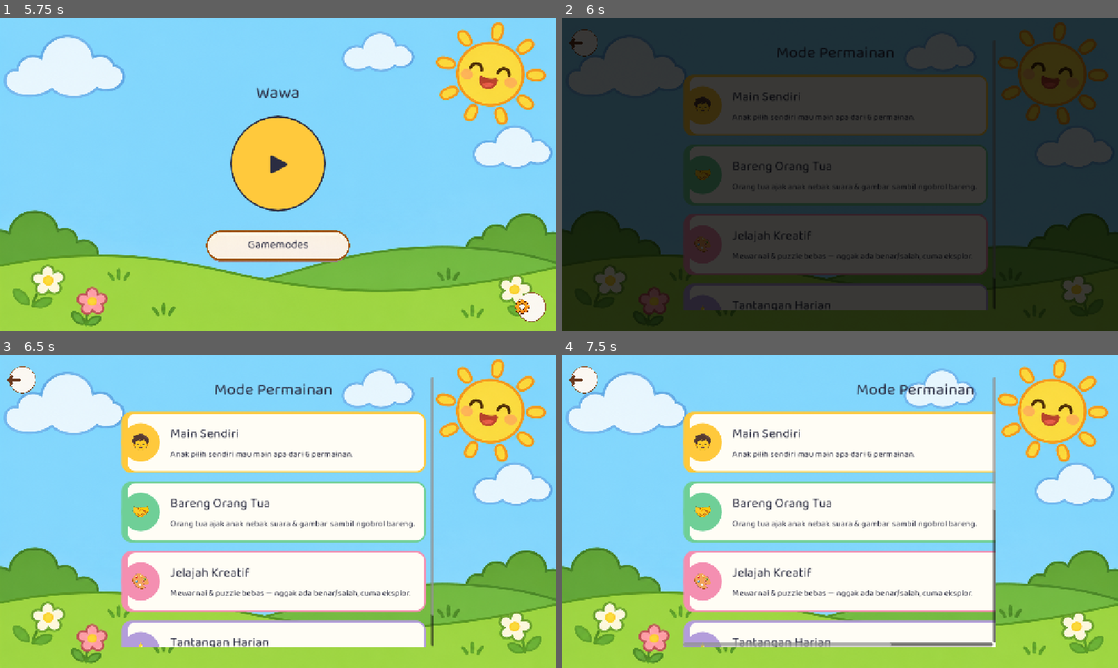
Above: before the commit, frames 1-4 (two rows, left to right).
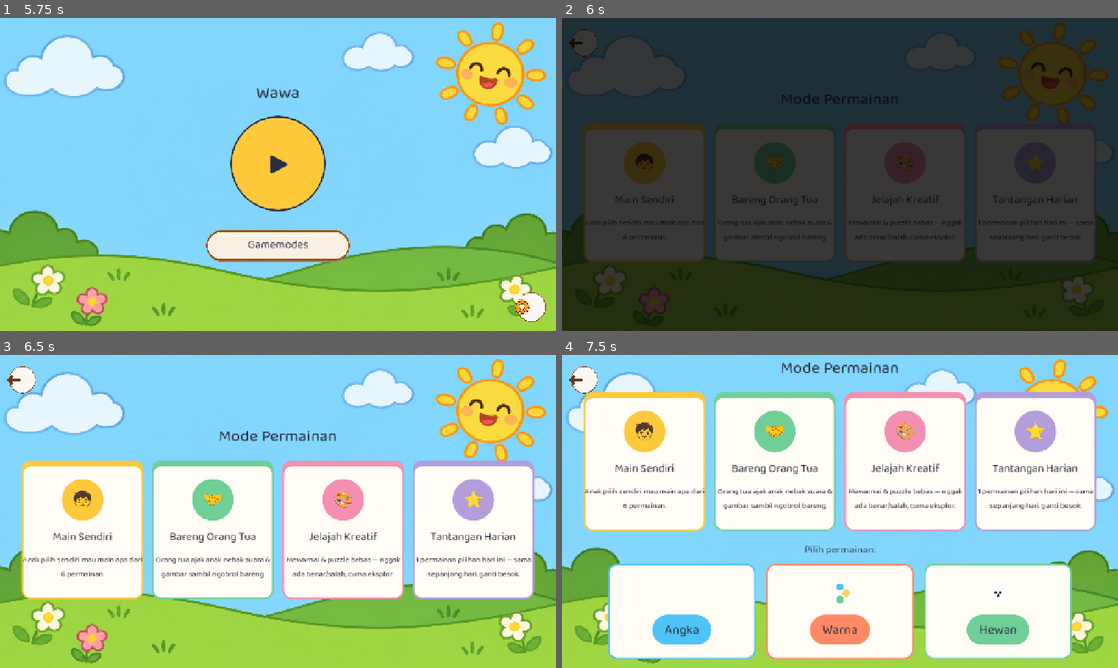
Above: after the commit, the same moments.

Repository: ptnusavisionmedia/game-balita
Game: Godot game, scene res://scenes/Splash.tscn
Same seed, same stepped clock (60 frames per second), same inputs: the game is played once before the commit and once after it.
Inputs (mouse positions are in pixels of both pictures, inside the frame that each line leads up to; where the layout moved, square brackets give the same spot in the first picture):
- Up to frame 1 (5.75 s): tap Enter at 0.5 s; click "▶" at 2 s; click (216, 233) at 2.77 s; click (278, 233) at 3.52 s; click (339, 233) at 4.27 s; click (22, 43) at 5 s
- Up to frame 2 (6 s): click "Gamemodes" at 5.75 s
- Up to frame 3 (6.5 s): no input
- Up to frame 4 (7.5 s): click (584, 380) at 6.5 s; click (645, 530) [834, 442] at 7.25 s

Frame 1 is identical in both runs. In frame 2, 37% of the frame differs, in the area x 4-96%, y 9-94%; in frame 3, 45%; in frame 4, 50%, in the area x 3-97%, y 2-98%.

Commit message:
redesign: 4 kartu Gamemodes jadi berjajar horizontal (flashcard tegak)
Sebelumnya ditumpuk vertikal (badge kiri + teks kanan); sekarang
berjajar horizontal, badge di atas + judul/deskripsi di bawah tiap
kartu, atas permintaan user.

Co-Authored-By: Claude Sonnet 5 <noreply@anthropic.com>

Diff:
--- a/scenes/game_modes.gd
+++ b/scenes/game_modes.gd
@@ -49,49 +49,50 @@
 	back_button.pressed.connect(func(): GameFlow.go_home())
 	add_child(back_button)
 
-	var center := CenterContainer.new()
-	center.anchor_right = 1.0
-	center.anchor_bottom = 1.0
-	add_child(center)
-
-	var scroll := ScrollContainer.new()
-	scroll.custom_minimum_size = Vector2(720, 620)
-	center.add_child(scroll)
-
-	var vbox := VBoxContainer.new()
-	vbox.custom_minimum_size = Vector2(700, 0)
-	vbox.add_theme_constant_override("separation", 20)
-	scroll.add_child(vbox)
+	var outer := VBoxContainer.new()
+	outer.anchor_right = 1.0
+	outer.anchor_bottom = 1.0
+	outer.alignment = BoxContainer.ALIGNMENT_CENTER
+	outer.add_theme_constant_override("separation", 24)
+	add_child(outer)
 
 	var title := Label.new()
 	title.text = "Mode Permainan"
 	title.add_theme_font_size_override("font_size", 38)
 	title.add_theme_color_override("font_color", AppColors.INK)
 	title.horizontal_alignment = HORIZONTAL_ALIGNMENT_CENTER
-	vbox.add_child(title)
-
-	vbox.add_child(_make_mode_card(
+	outer.add_child(title)
+
+	# Update 2026-11-26 (atas permintaan user): 4 kartu BERJAJAR HORIZONTAL
+	# (flashcard, bukan ditumpuk vertikal) — badge di atas, judul+deskripsi
+	# di bawah, supaya pas dibaca sebagai "4 pilihan sejajar", bukan daftar.
+	var cards_row := HBoxContainer.new()
+	cards_row.size_flags_horizontal = Control.SIZE_SHRINK_CENTER
+	cards_row.add_theme_constant_override("separation", 20)
+	outer.add_child(cards_row)
+
+	cards_row.add_child(_make_mode_card(
 		"🧒", AppColors.SUNSHINE,
 		"Main Sendiri",
 		"Anak pilih sendiri mau main apa dari 6 permainan.",
 		_on_main_sendiri_pressed
 	))
 
-	vbox.add_child(_make_mode_card(
+	cards_row.add_child(_make_mode_card(
 		"🤝", AppColors.LEAF,
 		"Bareng Orang Tua",
 		"Orang tua ajak anak nebak suara & gambar sambil ngobrol bareng.",
 		_on_bareng_orang_tua_pressed
 	))
 
-	vbox.add_child(_make_mode_card(
+	cards_row.add_child(_make_mode_card(
 		"🎨", AppColors.ACCENT_MEWARNAI,
 		"Jelajah Kreatif",
 		"Mewarnai & puzzle bebas — nggak ada benar/salah, cuma eksplor.",
 		_on_jelajah_kreatif_pressed
 	))
 
-	vbox.add_child(_make_mode_card(
+	cards_row.add_child(_make_mode_card(
 		"⭐", AppColors.ACCENT_MUSIK,
 		"Tantangan Harian",
 		"1 permainan pilihan hari ini — sama sepanjang hari, ganti besok.",
@@ -100,8 +101,9 @@
 
 	_module_grid_wrapper = VBoxContainer.new()
 	_module_grid_wrapper.visible = false
+	_module_grid_wrapper.size_flags_horizontal = Control.SIZE_SHRINK_CENTER
 	_module_grid_wrapper.add_theme_constant_override("separation", 12)
-	vbox.add_child(_module_grid_wrapper)
+	outer.add_child(_module_grid_wrapper)
 
 	var grid_label := Label.new()
 	grid_label.text = "Pilih permainan:"
@@ -121,66 +123,65 @@
 		_module_grid.add_child(_make_module_tile(game))
 
 
-## 1 kartu tema: badge emoji bulat warna aksen di kiri + judul & 1 baris
-## deskripsi di kanan, seluruh kartu jadi 1 tombol. Pola "kartu lebar" ini
-## beda dari `_make_tile` di home.gd (kartu persegi per modul) — supaya
-## 4 tema kelihatan beda level dari 6 modul di dalamnya.
+## 1 kartu tema bergaya "flashcard" tegak: badge emoji bulat warna aksen
+## di atas, judul + 1-2 baris deskripsi di bawah, seluruh kartu jadi 1
+## tombol. 4 kartu ini dijajar HORIZONTAL (lihat `cards_row` di `_ready`)
+## — beda dari `_make_module_tile` (kartu persegi per modul di dalam
+## grid "Main Sendiri") supaya 4 tema kelihatan beda level dari 6 modul.
 func _make_mode_card(emoji: String, accent: Color, title_text: String, subtitle_text: String, callback: Callable) -> Button:
 	var button := Button.new()
-	button.custom_minimum_size = Vector2(0, 140)
+	button.custom_minimum_size = Vector2(280, 320)
 	button.pressed.connect(callback)
 
 	var style := StyleBoxFlat.new()
 	style.bg_color = AppColors.CREAM
 	style.border_color = accent
 	style.set_border_width_all(4)
-	style.border_width_left = 14
+	style.border_width_top = 14
 	style.set_corner_radius_all(20)
 	style.set_content_margin_all(20)
 	for state in ["normal", "hover", "pressed", "focus"]:
 		button.add_theme_stylebox_override(state, style)
 
-	var row := HBoxContainer.new()
-	row.anchor_right = 1.0
-	row.anchor_bottom = 1.0
-	row.add_theme_constant_override("separation", 24)
-	row.mouse_filter = Control.MOUSE_FILTER_IGNORE
-	button.add_child(row)
+	var column := VBoxContainer.new()
+	column.anchor_right = 1.0
+	column.anchor_bottom = 1.0
+	column.alignment = BoxContainer.ALIGNMENT_CENTER
+	column.add_theme_constant_override("separation", 16)
+	column.mouse_filter = Control.MOUSE_FILTER_IGNORE
+	button.add_child(column)
 
 	var badge := PanelContainer.new()
-	badge.custom_minimum_size = Vector2(88, 88)
-	badge.size_flags_vertical = Control.SIZE_SHRINK_CENTER
+	badge.custom_minimum_size = Vector2(96, 96)
+	badge.size_flags_horizontal = Control.SIZE_SHRINK_CENTER
 	var badge_style := StyleBoxFlat.new()
 	badge_style.bg_color = accent
 	badge_style.set_corner_radius_all(999)
 	badge.add_theme_stylebox_override("panel", badge_style)
-	row.add_child(badge)
+	column.add_child(badge)
 
 	var badge_label := Label.new()
 	badge_label.text = emoji
-	badge_label.add_theme_font_size_override("font_size", 42)
+	badge_label.add_theme_font_size_override("font_size", 46)
 	badge_label.horizontal_alignment = HORIZONTAL_ALIGNMENT_CENTER
 	badge_label.vertical_alignment = VERTICAL_ALIGNMENT_CENTER
 	badge.add_child(badge_label)
 
-	var text_box := VBoxContainer.new()
-	text_box.size_flags_horizontal = Control.SIZE_EXPAND_FILL
-	text_box.size_flags_vertical = Control.SIZE_SHRINK_CENTER
-	text_box.add_theme_constant_override("separation", 6)
-	row.add_child(text_box)
-
 	var title_label := Label.new()
 	title_label.text = title_text
-	title_label.add_theme_font_size_override("font_size", 30)
+	title_label.add_theme_font_size_override("font_size", 26)
 	title_label.add_theme_color_override("font_color", AppColors.INK)
-	text_box.add_child(title_label)
+	title_label.horizontal_alignment = HORIZONTAL_ALIGNMENT_CENTER
+	column.add_child(title_label)
 
 	var subtitle_label := Label.new()
 	subtitle_label.text = subtitle_text
-	subtitle_label.add_theme_font_size_override("font_size", 20)
+	subtitle_label.custom_minimum_size = Vector2(232, 0)
+	subtitle_label.add_theme_font_size_override("font_size", 18)
 	subtitle_label.add_theme_color_override("font_color", AppColors.INK)
+	subtitle_label.horizontal_alignment = HORIZONTAL_ALIGNMENT_CENTER
 	subtitle_label.autowrap_mode = TextServer.AUTOWRAP_WORD
-	text_box.add_child(subtitle_label)
+	column.add_child(subtitle_label)
 
 	return button
 
